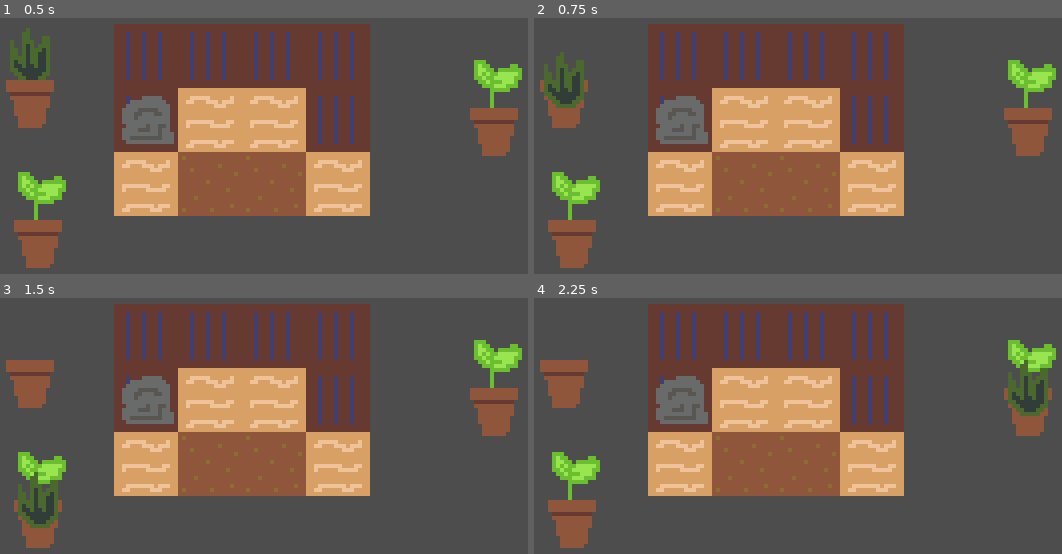
Above: before the commit, frames 1-4 (two rows, left to right).
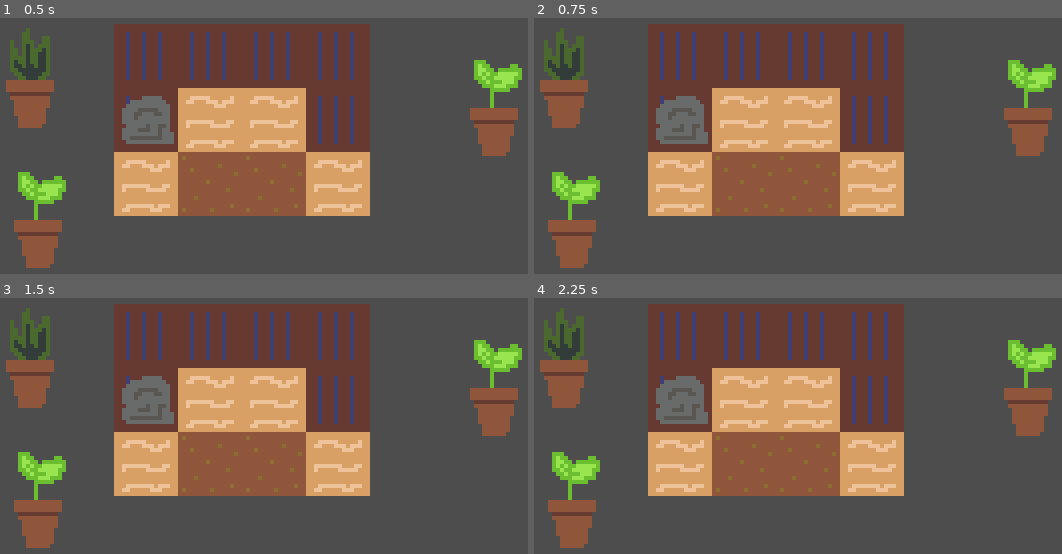
Above: after the commit, the same moments.

Repository: chybby/ldjam54
Game: Godot game, scene res://main/main.tscn
The game is run twice, just before and just after one commit, with the same random seed, the same clock (stepped at 60 frames per second) and the same inputs.
Inputs (mouse positions are in pixels of both pictures, inside the frame that each line leads up to):
- Up to frame 1 (0.5 s): no input
- Up to frame 2 (0.75 s): tap Enter at 0.5 s; move the mouse to (565, 79) at 0.52 s; press the mouse at (565, 79) at 0.53 s
- Up to frame 3 (1.5 s): tap Space at 1.25 s; move the mouse to (36, 500) at 1.27 s; release the mouse at (36, 500) at 1.28 s; click (36, 500) at 1.35 s
- Up to frame 4 (2.25 s): tap Enter at 2 s; move the mouse to (1030, 387) at 2.02 s; press the mouse at (1030, 387) at 2.03 s

Frame 1 is identical in both runs. In frame 2, 1.7% of the frame differs, in the area x 1-10%, y 3-36%; in frame 3, 2.3%, in the area x 1-11%, y 3-90%; in frame 4, 2.3%.

Commit message:
FONTS. TOOLTIPS.

Diff:
--- /dev/null
+++ b/auto_load/game_events.gd
@@ -0,0 +1,9 @@
+extends Node
+
+signal plant_area_interacted(text: String)
+
+func emit_plant_area_entered(text: String) -> void:
+    plant_area_interacted.emit(text)
+
+func emit_plant_area_exited() -> void:
+    plant_area_interacted.emit("")
--- /dev/null
+++ b/main/HUD.gd
@@ -0,0 +1,19 @@
+extends Control
+
+@export var tooltip: Label
+var next_text = ""
+
+# Called when the node enters the scene tree for the first time.
+func _ready():
+    GameEvents.plant_area_interacted.connect(set_tooltip)
+    pass
+
+func set_tooltip(text):
+    # Can't set text to other text until text is cleared so queue it up.
+    if tooltip.text != "" and text != "":
+        next_text = text
+    if text == "" and next_text != "":
+        tooltip.text = next_text
+        next_text = ""
+    else:
+        tooltip.text = text
--- a/main/main.tscn
+++ b/main/main.tscn
@@ -1,7 +1,9 @@
-[gd_scene load_steps=3 format=3 uid="uid://bs0khu62hwapc"]
+[gd_scene load_steps=5 format=3 uid="uid://bs0khu62hwapc"]
 
 [ext_resource type="PackedScene" uid="uid://d0txdy4ut16pl" path="res://scenes/levels/level_1.tscn" id="1_csud4"]
 [ext_resource type="PackedScene" uid="uid://ipjyx5wek6wr" path="res://scenes/manager/held_item_manager/held_item_manager.tscn" id="1_dn0dj"]
+[ext_resource type="Script" path="res://main/HUD.gd" id="3_a65wc"]
+[ext_resource type="Theme" uid="uid://bkxry10k3p8or" path="res://theme.tres" id="5_b4jnn"]
 
 [node name="Main" type="Node"]
 
@@ -10,3 +12,23 @@
 [node name="Level1" parent="Level" instance=ExtResource("1_csud4")]
 
 [node name="HeldItemManager" parent="." instance=ExtResource("1_dn0dj")]
+
+[node name="HUD" type="Control" parent="." node_paths=PackedStringArray("tooltip")]
+layout_mode = 3
+anchors_preset = 0
+offset_right = 160.0
+offset_bottom = 90.0
+script = ExtResource("3_a65wc")
+tooltip = NodePath("Tooltip")
+
+[node name="Tooltip" type="Label" parent="HUD"]
+layout_mode = 1
+anchors_preset = 2
+anchor_top = 1.0
+anchor_bottom = 1.0
+offset_left = 3.0
+offset_top = -12.0
+offset_right = 99.0
+offset_bottom = 5.0
+grow_vertical = 0
+theme = ExtResource("5_b4jnn")
--- a/project.godot
+++ b/project.godot
@@ -15,6 +15,10 @@
 run/main_scene="res://main/main.tscn"
 config/features=PackedStringArray("4.1", "Forward Plus")
 config/icon="res://icon.svg"
+
+[autoload]
+
+GameEvents="*res://scenes/game_events.tscn"
 
 [display]
 
--- /dev/null
+++ b/scenes/game_events.tscn
@@ -0,0 +1,6 @@
+[gd_scene load_steps=2 format=3 uid="uid://dal6oa1iksem4"]
+
+[ext_resource type="Script" path="res://auto_load/game_events.gd" id="1_yoqtu"]
+
+[node name="GameEvents" type="Node"]
+script = ExtResource("1_yoqtu")
--- a/scenes/plant/fern_plant/fern_plant.gd
+++ b/scenes/plant/fern_plant/fern_plant.gd
@@ -1,7 +1,7 @@
 extends Node2D
 
 var is_satisfied := false
-
+const info_text := "Needs a rock"
 
 func check_satisfied(plant_position: Vector2i, tile_map: TerrariumTileMap) -> bool:
     # For now, fern plant is satisfied if next to a rock.
@@ -12,3 +12,11 @@
 
     is_satisfied = false
     return false
+
+func _on_area_2d_mouse_entered():
+    print("fern entered")
+    GameEvents.emit_plant_area_entered(info_text)
+
+func _on_area_2d_mouse_exited():
+    print("fern exited")
+    GameEvents.emit_plant_area_exited()
--- a/scenes/plant/fern_plant/fern_plant.tscn
+++ b/scenes/plant/fern_plant/fern_plant.tscn
@@ -7,8 +7,19 @@
 atlas = ExtResource("2_6bnde")
 region = Rect2(16, 16, 16, 16)
 
+[sub_resource type="CircleShape2D" id="CircleShape2D_jhmlt"]
+radius = 8.0
+
 [node name="FernPlant" type="Node2D"]
 script = ExtResource("1_rotys")
 
 [node name="Sprite" type="Sprite2D" parent="."]
 texture = SubResource("AtlasTexture_520x6")
+
+[node name="Area2D" type="Area2D" parent="."]
+
+[node name="CollisionShape2D" type="CollisionShape2D" parent="Area2D"]
+shape = SubResource("CircleShape2D_jhmlt")
+
+[connection signal="mouse_entered" from="Area2D" to="." method="_on_area_2d_mouse_entered"]
+[connection signal="mouse_exited" from="Area2D" to="." method="_on_area_2d_mouse_exited"]
--- a/scenes/plant/sprig_plant/sprig_plant.gd
+++ b/scenes/plant/sprig_plant/sprig_plant.gd
@@ -1,6 +1,7 @@
 extends Node2D
 
 var is_satisfied := false
+const info_text := "Needs an edge"
 
 
 func check_satisfied(plant_position: Vector2i, tile_map: TerrariumTileMap) -> bool:
@@ -12,3 +13,11 @@
 
     is_satisfied = false
     return false
+
+func _on_area_2d_mouse_entered():
+    print("spring entered")
+    GameEvents.emit_plant_area_entered(info_text)
+
+func _on_area_2d_mouse_exited():
+    print("sprig exited")
+    GameEvents.emit_plant_area_exited()
--- a/scenes/plant/sprig_plant/sprig_plant.tscn
+++ b/scenes/plant/sprig_plant/sprig_plant.tscn
@@ -7,8 +7,19 @@
 atlas = ExtResource("2_rh1ha")
 region = Rect2(0, 16, 16, 16)
 
+[sub_resource type="CircleShape2D" id="CircleShape2D_el8s1"]
+radius = 8.0
+
 [node name="SprigPlant" type="Node2D"]
 script = ExtResource("1_1ukpb")
 
 [node name="Sprite" type="Sprite2D" parent="."]
 texture = SubResource("AtlasTexture_520x6")
+
+[node name="Area2D" type="Area2D" parent="."]
+
+[node name="CollisionShape2D" type="CollisionShape2D" parent="Area2D"]
+shape = SubResource("CircleShape2D_el8s1")
+
+[connection signal="mouse_entered" from="Area2D" to="." method="_on_area_2d_mouse_entered"]
+[connection signal="mouse_exited" from="Area2D" to="." method="_on_area_2d_mouse_exited"]
--- /dev/null
+++ b/theme.tres
@@ -0,0 +1,7 @@
+[gd_resource type="Theme" load_steps=2 format=3 uid="uid://bkxry10k3p8or"]
+
+[ext_resource type="FontFile" uid="uid://c10lmhr0kmtj4" path="res://Minecraftia-Regular.ttf" id="1_6q0ew"]
+
+[resource]
+default_font = ExtResource("1_6q0ew")
+default_font_size = 8
Binary file added: Minecraftia-Regular.ttf
Not shown, added: Minecraftia-Regular.ttf.import
Not shown: 1 places in scenes/plant/fern_plant/fern_plant.tscn that only renumber resources
Not shown: 1 places in scenes/plant/sprig_plant/sprig_plant.tscn that only renumber resources
